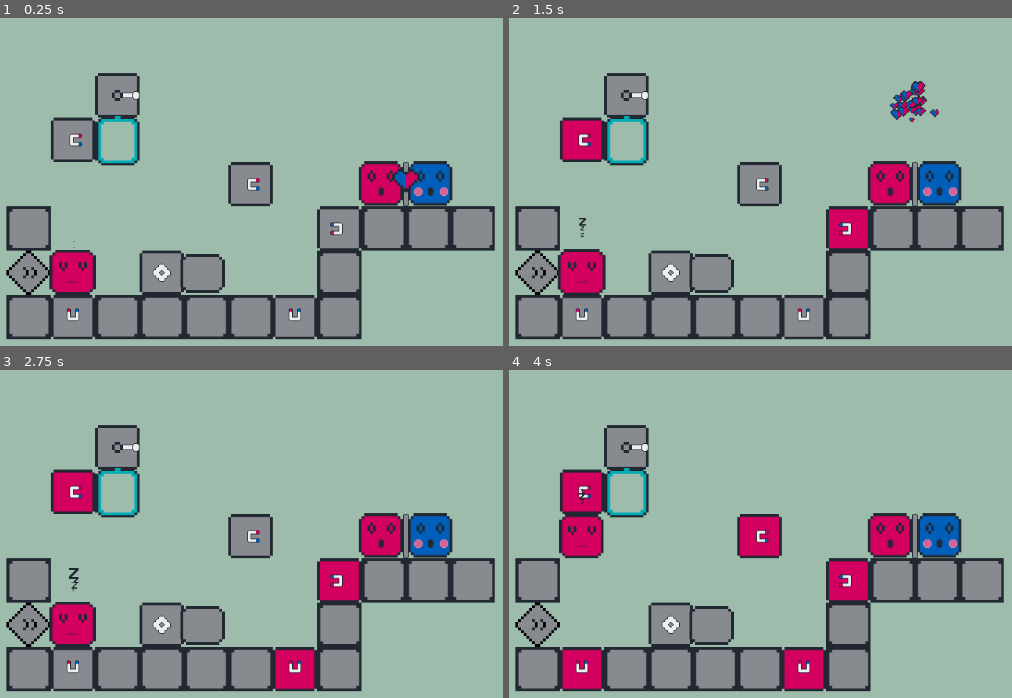
Above: before the commit, frames 1-4 (two rows, left to right).
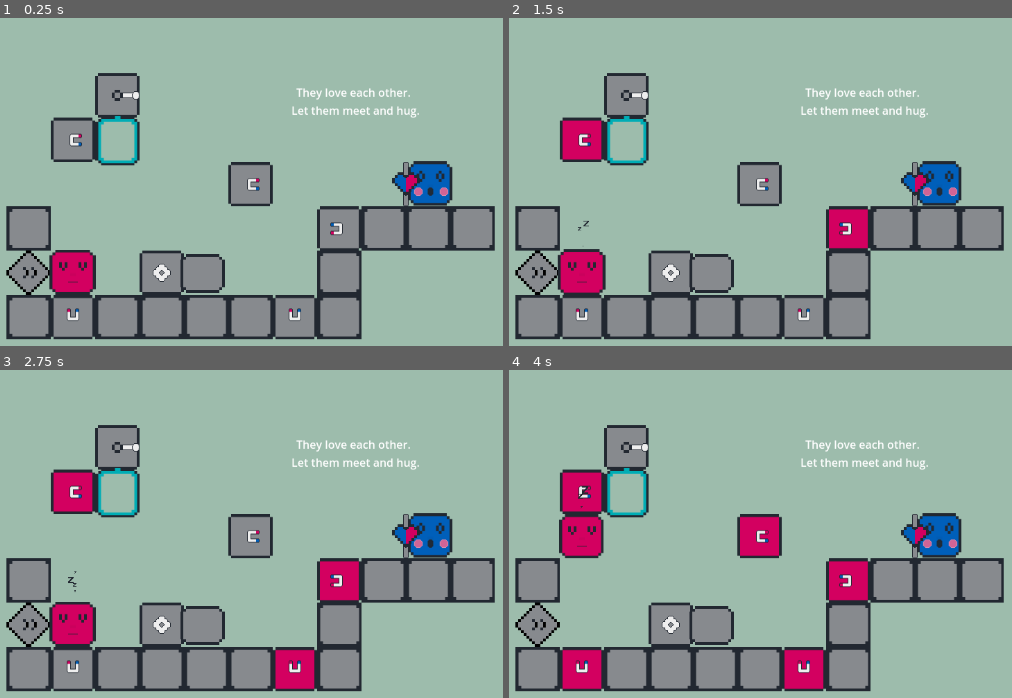
Above: after the commit, the same moments.

Repository: boxgramer/puzzle1
Game: Godot game, scene res://scene/environment.tscn
Same seed, same stepped clock (60 frames per second), same inputs: the game is played once before the commit and once after it.
Inputs (mouse positions are in pixels of both pictures, inside the frame that each line leads up to):
- Up to frame 1 (0.25 s): no input
- Up to frame 2 (1.5 s): move the mouse to (584, 139) at 0.52 s; click (584, 139) at 0.67 s; move the mouse to (846, 227) at 1.27 s; click (846, 227) at 1.42 s
- Up to frame 3 (2.75 s): move the mouse to (296, 668) at 2.02 s; click (296, 668) at 2.17 s
- Up to frame 4 (4 s): move the mouse to (584, 668) at 2.77 s; click (584, 668) at 2.92 s; move the mouse to (760, 537) at 3.52 s; click (760, 537) at 3.67 s

The runs differ from the first frame. In frame 1, 1.8% of the frame differs, in the area x 14-84%, y 21-71%; in frame 2, 2.4%, in the area x 13-86%, y 19-67%; in frame 3, 2.0%; in frame 4, 2.0%.

Commit message:
add label tested

Diff:
--- a/scene/environment.tscn
+++ b/scene/environment.tscn
@@ -1,5 +1,6 @@
-[gd_scene load_steps=9 format=3 uid="uid://3qophtee71tj"]
+[gd_scene load_steps=10 format=3 uid="uid://3qophtee71tj"]
 
+[ext_resource type="Script" uid="uid://3f4eusr27i4p" path="res://scripts/environment.gd" id="1_560hc"]
 [ext_resource type="PackedScene" uid="uid://yblq0gagj38g" path="res://object/iron.tscn" id="1_gybgm"]
 [ext_resource type="PackedScene" uid="uid://c6k0neo1i2uul" path="res://object/magnet.tscn" id="1_p8ves"]
 [ext_resource type="PackedScene" uid="uid://b1q0d6yq56mro" path="res://object/fan.tscn" id="5_c0rab"]
@@ -10,6 +11,7 @@
 [ext_resource type="PackedScene" uid="uid://btvasvrgp3nmv" path="res://object/character_blue.tscn" id="8_e366k"]
 
 [node name="Environment" type="Node2D"]
+script = ExtResource("1_560hc")
 
 [node name="iron" parent="." instance=ExtResource("1_gybgm")]
 position = Vector2(96, 224)
@@ -81,9 +83,6 @@
 [node name="catrol" parent="." instance=ExtResource("7_4j2r8")]
 position = Vector2(224, 32)
 
-[node name="character_red" parent="." instance=ExtResource("6_b40ej")]
-position = Vector2(568, 160)
-
 [node name="character_red3" parent="." instance=ExtResource("6_b40ej")]
 position = Vector2(160, 288)
 
@@ -95,3 +94,12 @@
 
 [node name="character_red2" parent="." instance=ExtResource("8_e366k")]
 position = Vector2(712, 160)
+
+[node name="Label" type="Label" parent="."]
+offset_left = 449.0
+offset_top = 16.0
+offset_right = 686.0
+offset_bottom = 39.0
+text = "They love each other.
+Let them meet and hug."
+horizontal_alignment = 1
--- /dev/null
+++ b/scripts/environment.gd
@@ -0,0 +1,12 @@
+extends Node2D
+
+
+@onready var label = $Label;
+@onready var love = $love
+
+func _ready() -> void:
+	love.connect("on_hug", Callable(self, "_on_hug"))
+	pass
+
+func _on_hug():
+	label.text = "Thanks for bringing them together. \n Game over"
--- a/scripts/love.gd
+++ b/scripts/love.gd
@@ -1,62 +1,59 @@
 extends StaticBody2D
+signal on_hug
 
-@export var length:float = 80.0;
+@export var length: float = 80.0;
 
 #dir left = 2 and right =3
-var left:int =2 #direction left
-var right: int =3 #direction right
+var left: int = 2 # direction left
+var right: int = 3 # direction right
 
 @onready var blue = $blue
 @onready var red = $red
 @onready var ditection = $ditection
 @onready var anim = $anim
 
-var characters =   []
+var characters = []
 # Called when the node enters the scene tree for the first time.
 func _ready():
-
-	blue.dir  = left
+	blue.dir = left
 	blue.length = length
 	blue.set_direction(left)
 	blue.is_push = false
 
-	red.dir  =right
+	red.dir = right
 	red.length = length
 	red.set_direction(right)
-	red.is_push =true
+	red.is_push = true
 
 	ditection.connect("body_entered", on_body_entered)
 	ditection.connect("body_exited", on_body_exited)
 
 
-
-
-
 # Called every frame. 'delta' is the elapsed time since the previous frame.
 func _process(delta):
-	if characters.size() >=2 :
+	if characters.size() >= 2:
 		anim.play("over")
+		emit_signal("on_hug")
 		set_process(false)
 
 
-
-func on_body_entered(body:Node2D) :
+func on_body_entered(body: Node2D):
 	if body is main_character:
-		for i in range(characters.size()) :
-			if characters[i] == body :
+		for i in range(characters.size()):
+			if characters[i] == body:
 				return
 		characters.push_back(body)
 		body.shocking()
 		body.over()
 
-func on_body_exited(body:Node2D) :
+func on_body_exited(body: Node2D):
 	if body is main_character:
 		var remove_index = -1
-		for i in range(characters.size()) :
-			if characters[i] == body :
+		for i in range(characters.size()):
+			if characters[i] == body:
 				remove_index = i
 
-		if remove_index >=0 :
+		if remove_index >= 0:
 			characters.remove_at(remove_index)
 		body.sleeping()
 		body.reset()
Not shown, added: scripts/environment.gd.uid
